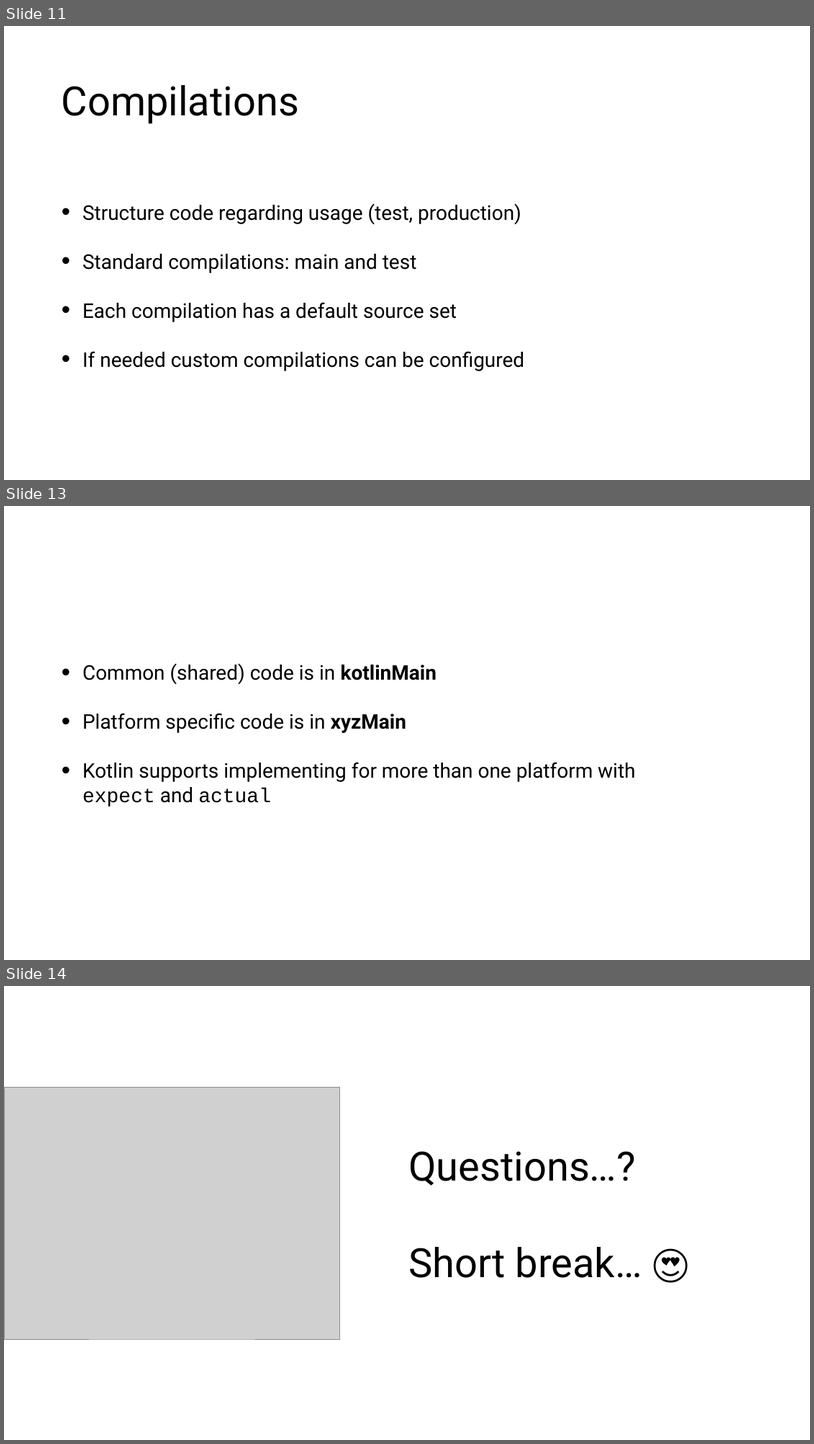
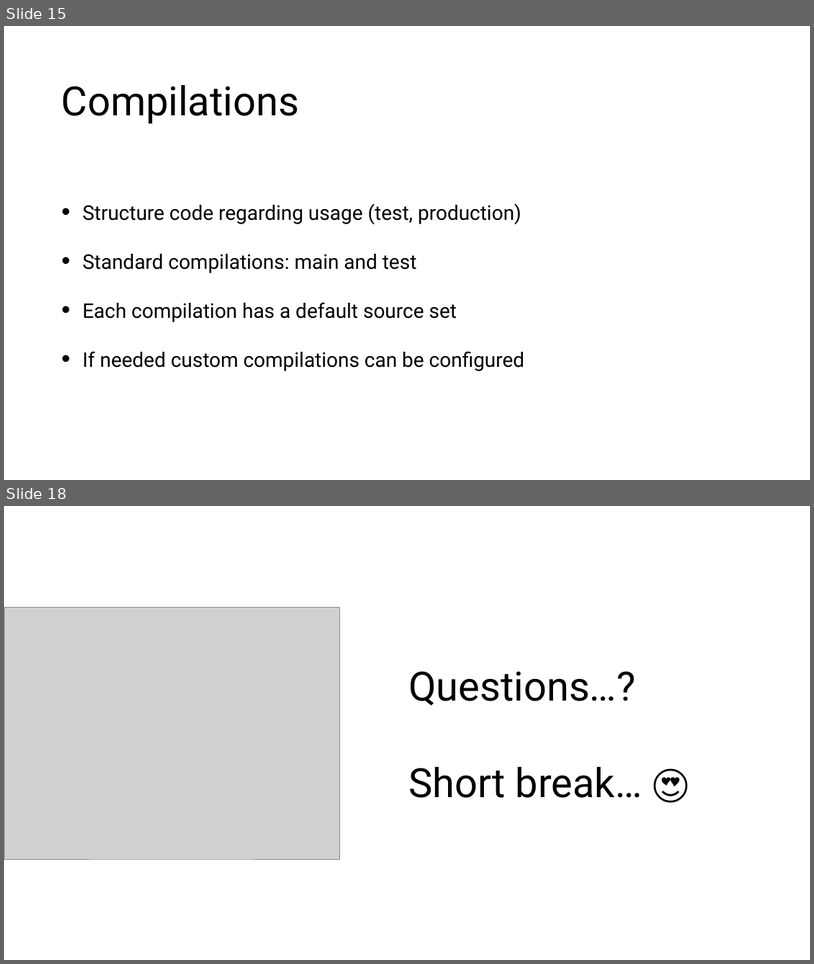
Before and after one commit to tkuenneth/compose_workshop, a slide deck: slides/06_Beyond Android.pptx. Shown one above the other, each under a label of ours: slides 11, 13 and 14 before the commit, slides 15 and 18 after it; the slides between them are not shown. The pictures are 814x1444 and 814x964 pixels, drawn with LibreOffice and Linux fonts; fonts in the diff are those of the drawing; grey boxes stand for pictures; background and template pictures are left out. Boxes give left, top, right and bottom in pixels: in the first picture for what was removed or moved away, otherwise in the second. Text is boxed around its words. In the diff, an @@ line names an element or a change of style, - is before the commit and + after.

```diff
--- a/slides/06_Beyond Android.pptx
+++ b/slides/06_Beyond Android.pptx
@@ slide 13 removed at [4, 506, 810, 960], background #FFFFFF @@
@@ text removed at [82, 663, 635, 806] @@
-• Common (shared) code is in kotlinMain
-• Platform specific code is in xyzMain
-• Kotlin supports implementing for more than one platform with expect and actual
@@ what was slide 11 is now slide 15 @@
@@ what was slide 14 is now slide 18 @@
```
Also in this commit, not shown: 3 slides changed, 6 slides added, 1 other slide removed.
